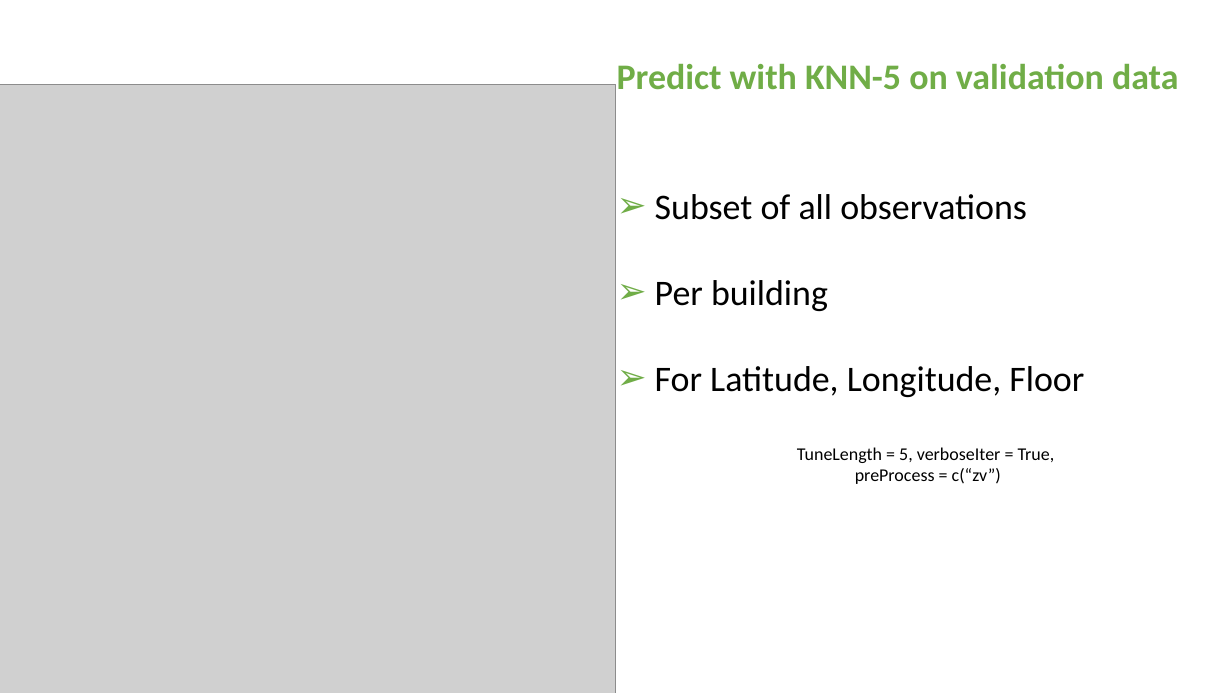
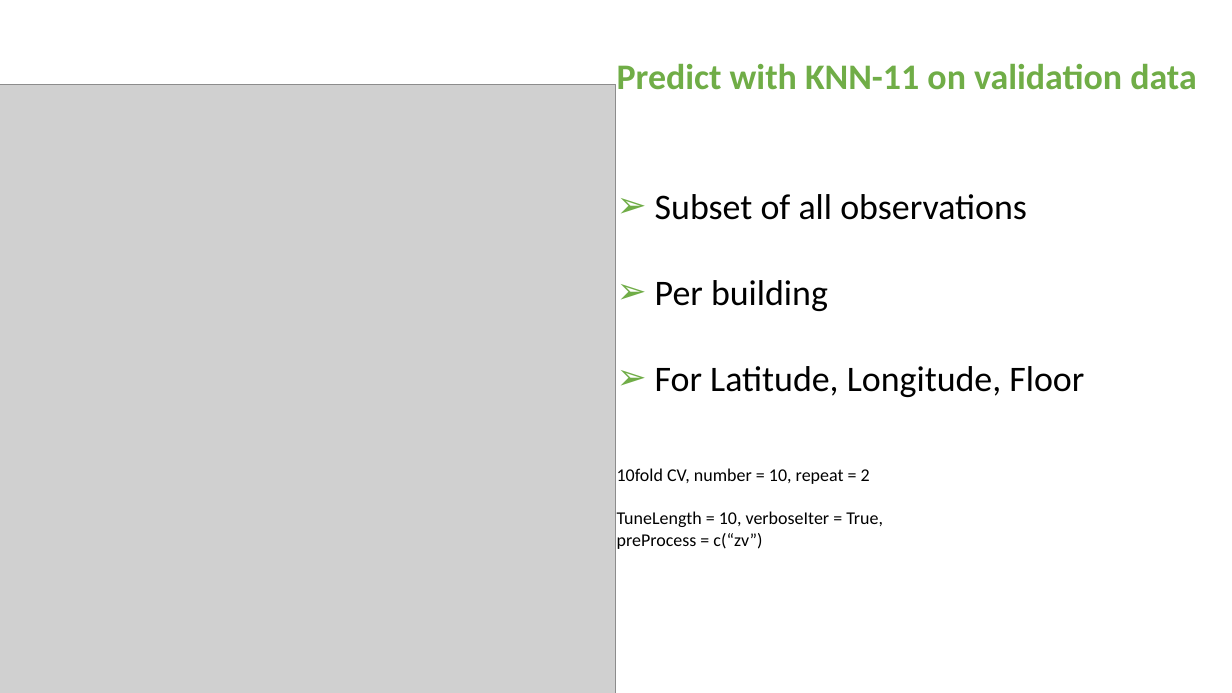
Before and after one commit to NatasjaFortuin/Wifi-locationing, a slide deck: slide 45 of Data etc/Pres Wifi.pptx. Drawn at 1232x693 pixels with LibreOffice and Linux fonts; fonts in the diff are those of the drawing; grey boxes stand for pictures. Boxes give left, top, right and bottom in pixels: in the first picture for what was removed or moved away, otherwise in the second. Text is boxed around its words. In the diff, an @@ line names an element or a change of style, - is before the commit and + after.

```diff
--- a/Data etc/Pres Wifi.pptx
+++ b/Data etc/Pres Wifi.pptx
@@ text at (617, 63, 1196, 90): text changed @@
-Predict with KNN-5 on validation data
+Predict with KNN-11 on validation data
@@ text at (617, 468, 883, 527): text changed @@
-TuneLength = 5, verboseIter = True,
+10fold CV, number = 10, repeat = 2
+TuneLength = 10, verboseIter = True,
@@ text at (617, 533, 762, 549): alignment centre to left @@
```
Also in this commit, not shown: 5 other slides changed, 2 slides added, 2 slides removed, 6 other files.
